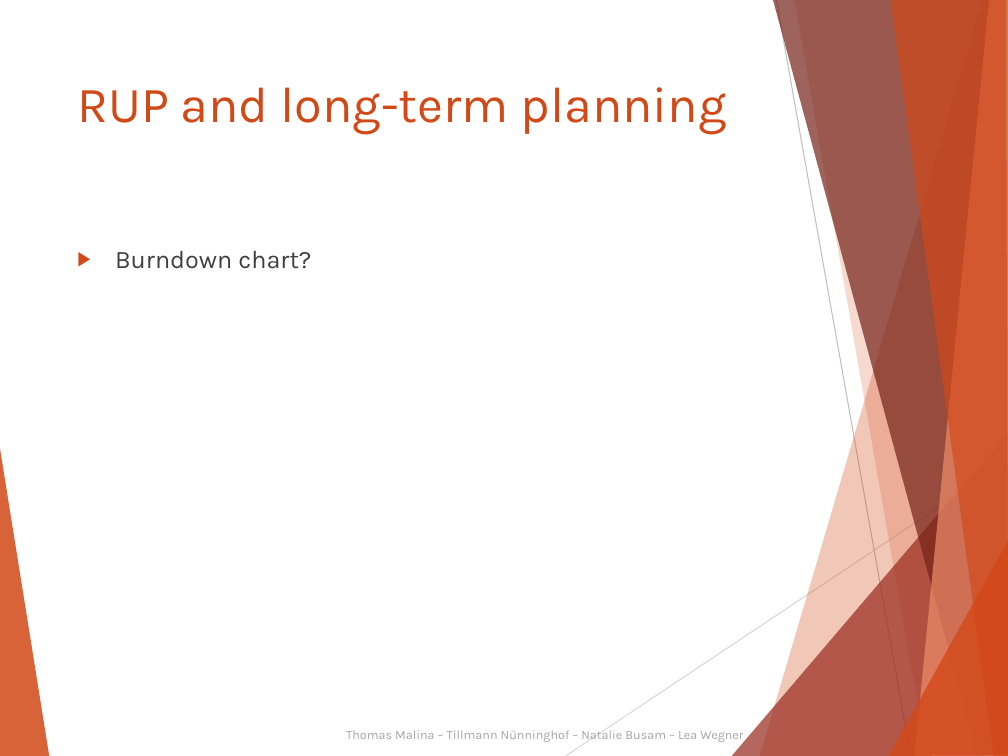
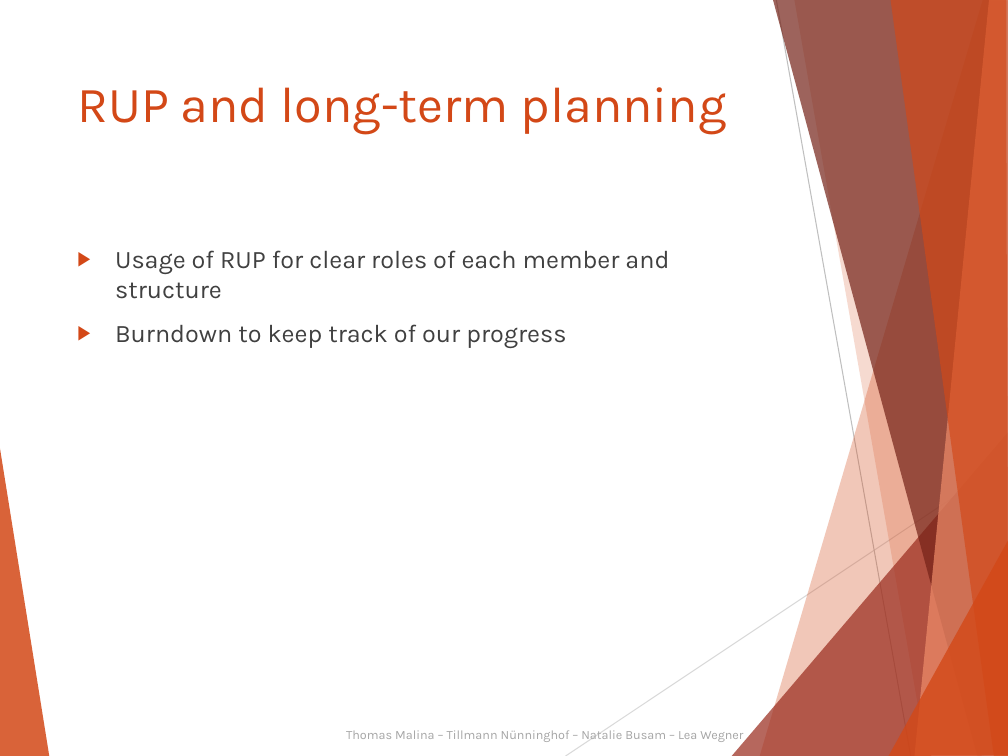
Before and after one commit to Kalkihe/Deminder, a slide deck: slide 10 of Documentation/Exam/Deminder.pptx. Drawn at 1008x756 pixels with LibreOffice and Linux fonts; fonts in the diff are those of the drawing. Boxes give left, top, right and bottom in pixels: in the first picture for what was removed or moved away, otherwise in the second. Text is boxed around its words. In the diff, an @@ line names an element or a change of style, - is before the commit and + after.

```diff
--- a/Documentation/Exam/Deminder.pptx
+++ b/Documentation/Exam/Deminder.pptx
@@ text at (115, 250, 669, 348): text changed @@
-▶ Burndown chart?
+▶ Usage of RUP for clear roles of each member and structure
+▶ Burndown to keep track of our progress
```
Also in this commit, not shown: 9 other slides changed, 1 slide removed.
